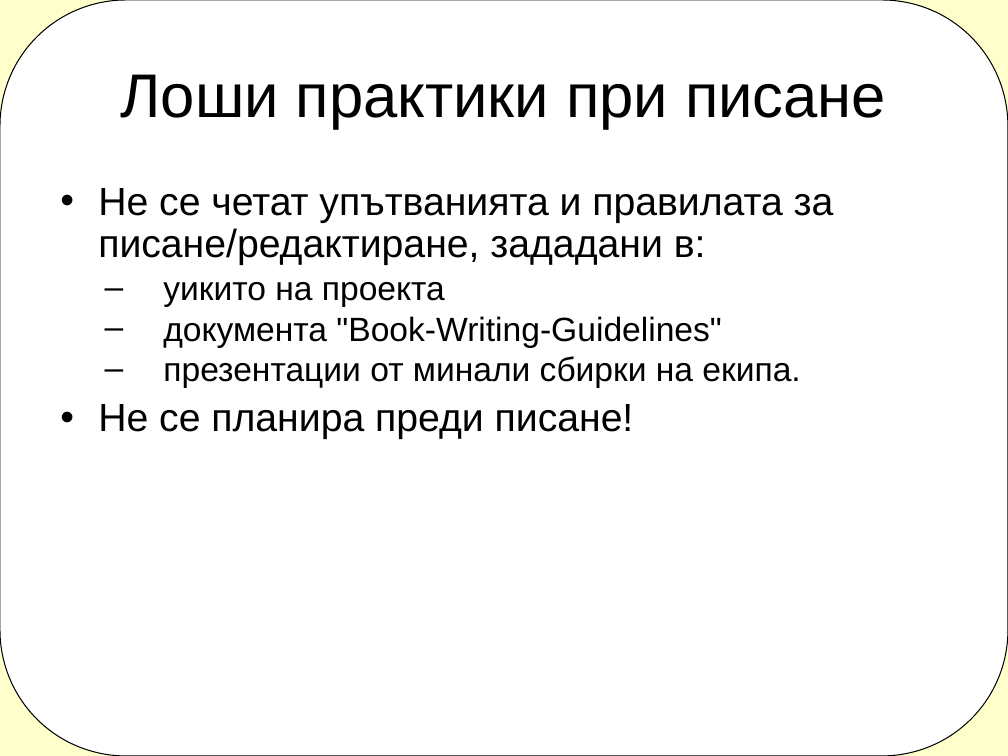
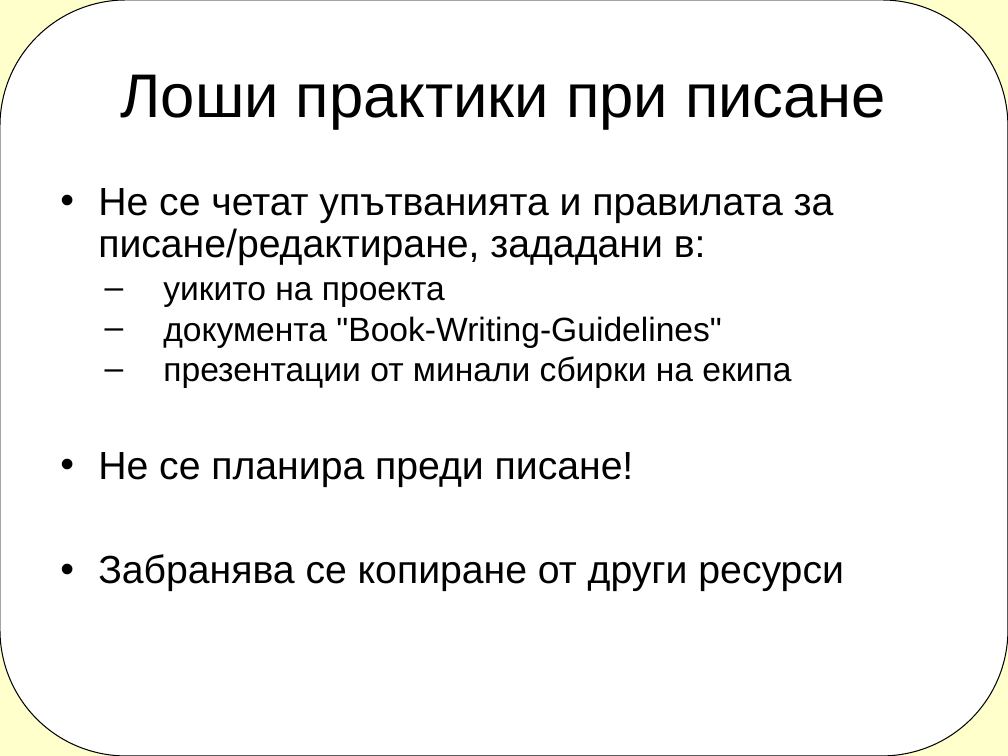
Before and after one commit to uamartins/design-patterns-book, a slide deck: slide 13 of meetings/2012-09-30/meeting-4.ppt. Drawn at 1008x756 pixels with LibreOffice and Linux fonts; fonts in the diff are those of the drawing. Boxes give left, top, right and bottom in pixels: in the first picture for what was removed or moved away, otherwise in the second. Text is boxed around its words. In the diff, an @@ line names an element or a change of style, - is before the commit and + after.

```diff
--- a/meetings/2012-09-30/meeting-4.ppt
+++ b/meetings/2012-09-30/meeting-4.ppt
@@ text at (x1=163, y1=356, x2=791, y2=388): text changed @@
-  – презентации от минали сбирки на екипа.
+  – презентации от минали сбирки на екипа
@@ text at (x1=98, y1=554, x2=844, y2=591): paragraph added @@
+• Забранява се копиране от други ресурси
```
Also in this commit, not shown: 5 other slides changed.
